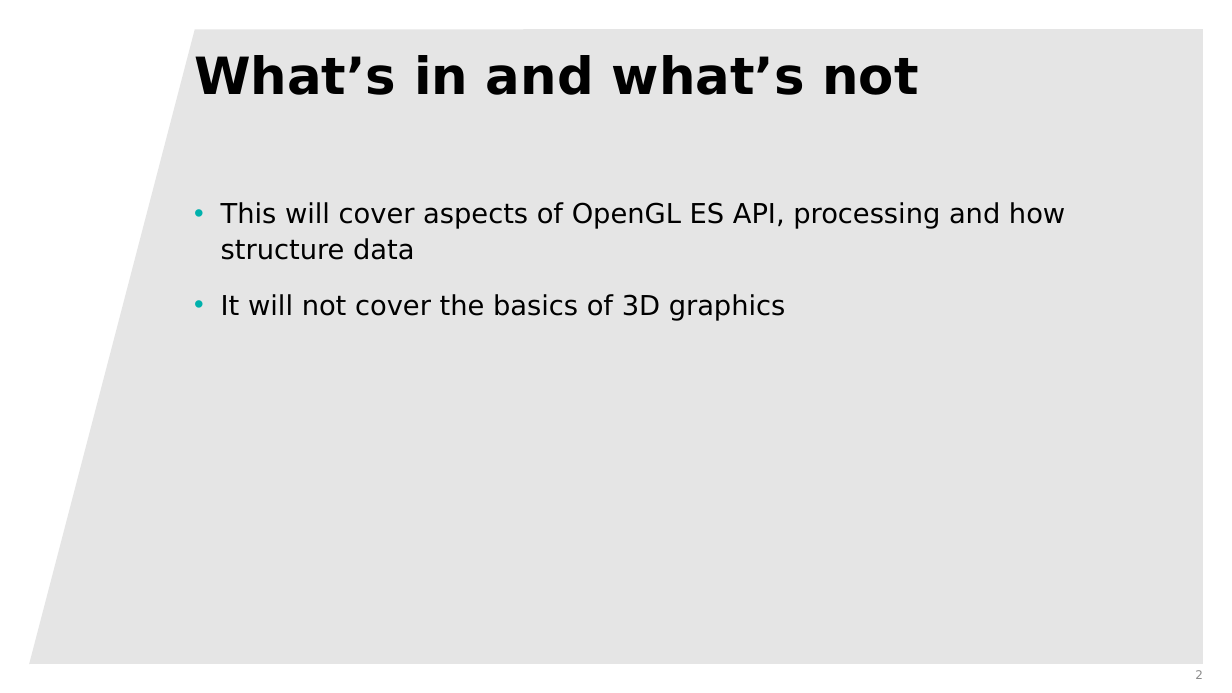
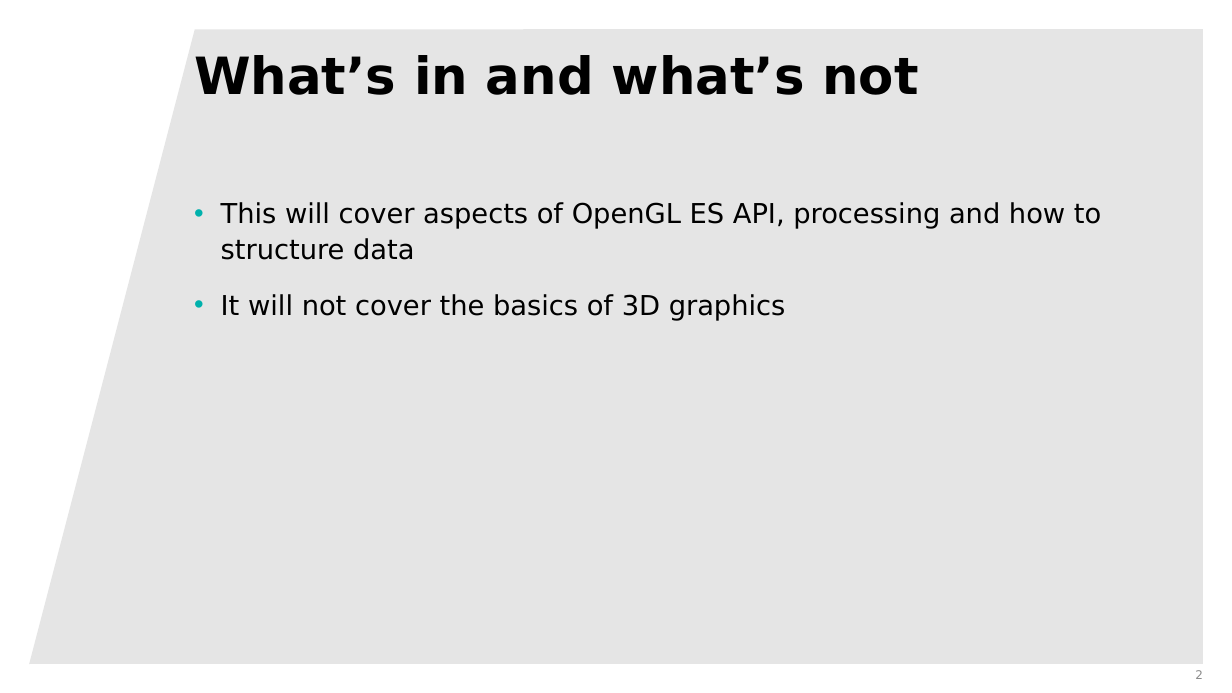
Before and after one commit to rsahlin/computer-graphics-presentations, a slide deck: slide 2 of deconstructingGLES.pptx. Drawn at 1232x693 pixels with LibreOffice and Linux fonts; fonts in the diff are those of the drawing; background and template pictures are left out. Boxes give left, top, right and bottom in pixels: in the first picture for what was removed or moved away, otherwise in the second. Text is boxed around its words. In the diff, an @@ line names an element or a change of style, - is before the commit and + after.

```diff
--- a/deconstructingGLES.pptx
+++ b/deconstructingGLES.pptx
@@ text at (221, 202, 1101, 260): text changed @@
-• This will cover aspects of OpenGL ES API, processing and how structure data
+• This will cover aspects of OpenGL ES API, processing and how to structure data
```
Also in this commit, not shown: 6 other slides changed, 2 slides added.
